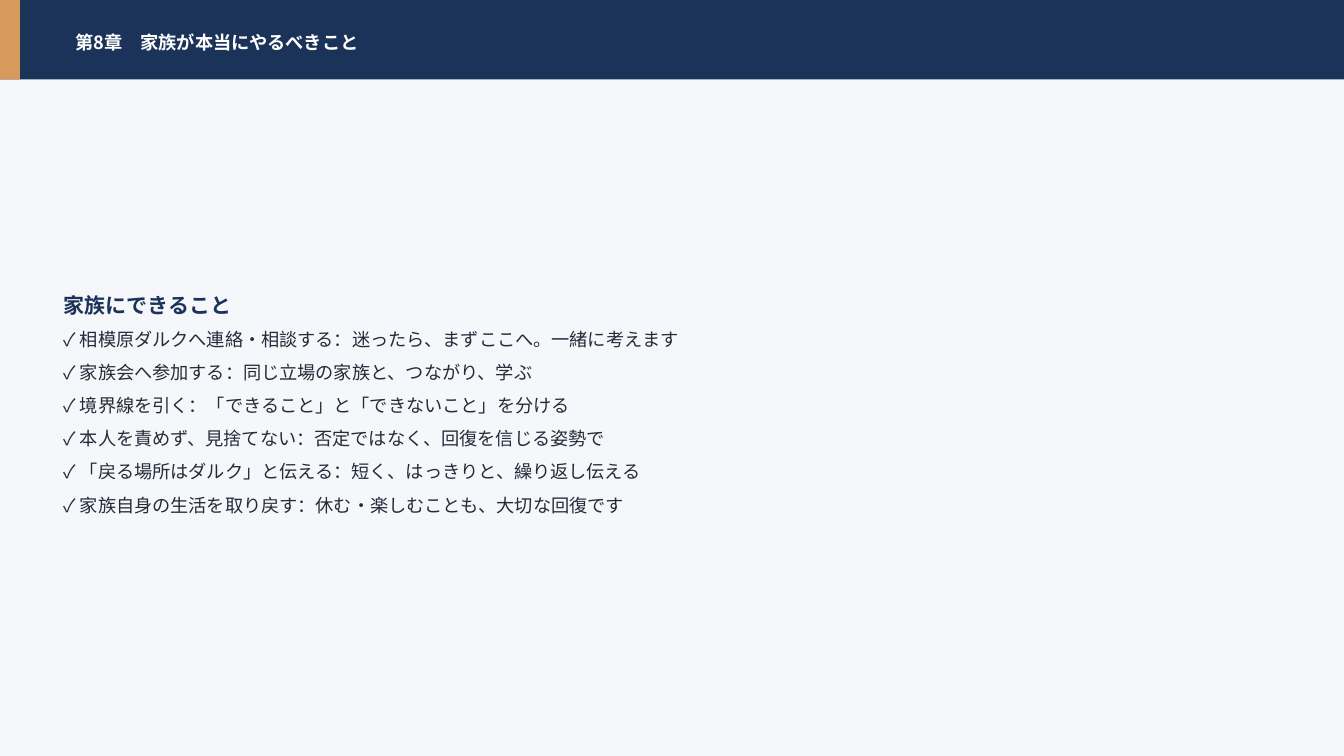
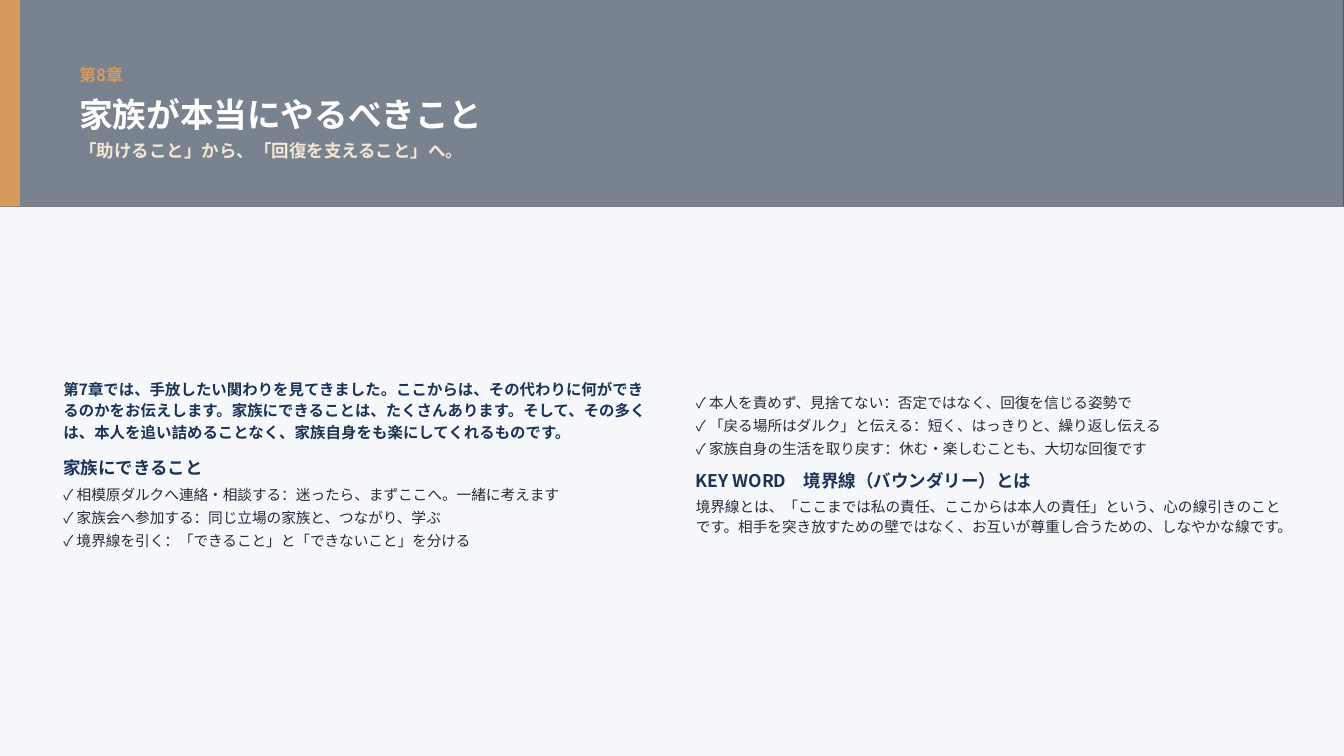
Before and after one commit to hiderock84-sys/darca, a slide deck: slide 18 of public/manual.pptx (slide 50 before the commit). Drawn at 1344x756 pixels with LibreOffice and Linux fonts; fonts in the diff are those of the drawing; grey boxes stand for pictures. Boxes give left, top, right and bottom in pixels: in the first picture for what was removed or moved away, otherwise in the second. Text is boxed around its words. In the diff, an @@ line names an element or a change of style, - is before the commit and + after.

```diff
--- a/public/manual.pptx
+++ b/public/manual.pptx
@@ rectangle at <box>0,0,1344,756</box>: fill #F5F7FB to #F6F8FB @@
@@ rectangle: place and size @@
-rectangle at <box>0,0,20,80</box>
+rectangle at <box>0,0,20,207</box>
@@ rectangle: place and size @@
-rectangle at <box>0,0,1344,80</box>
+rectangle at <box>0,0,1344,207</box>
@@ rectangle at <box>0,0,1344,207</box>: fill #1B3358 to #142744 at 46% opacity @@
@@ picture added at <box>0,0,1344,207</box> @@
@@ text at <box>79,67,482,159</box>: text changed; size 13 to 12.5 pt; text colour #FFFFFF to #F3E7D4 @@
-第8章 家族が本当にやるべきこと
+第8章
+家族が本当にやるべきこと
+「助けること」から、「回復を支えること」へ。
@@ text "✓ 本人を責めず、見捨てない：否定ではなく、回復を信じる姿勢で": place and size @@
-text "✓ 本人を責めず、見捨てない：否定ではなく、回復を信じる姿勢で" at <box>63,295,679,514</box>
+text "✓ 本人を責めず、見捨てない：否定ではなく、回復を信じる姿勢で" at <box>696,395,1292,533</box>
@@ text at <box>63,295,679,414</box>: paragraphs removed @@
-家族にできること
-✓ 相模原ダルクへ連絡・相談する：迷ったら、まずここへ。一緒に考えます
-✓ 家族会へ参加する：同じ立場の家族と、つながり、学ぶ
-✓ 境界線を引く：「できること」と「できないこと」を分ける
@@ text added at <box>63,382,645,548</box>, 11 pt, text #1B3358, bold @@
+第7章では、手放したい関わりを見てきました。ここからは、その代わりに何ができるのかをお伝えします。家族にできることは、たくさんあります。そして、その多くは、本人を追い詰めることなく、家族自身をも楽にしてくれるものです。
+家族にできること
+✓ 相模原ダルクへ連絡・相談する：迷ったら、まずここへ。一緒に考えます
+✓ 家族会へ参加する：同じ立場の家族と、つながり、学ぶ
+✓ 境界線を引く：「できること」と「できないこと」を分ける
@@ text at <box>709,395,1161,455</box>: size 13 to 10.5 pt in "✓ 本人を責めず、見捨てない：否定ではなく、回復を信じる姿勢で", "✓ 「戻る場所はダルク」と伝える：短く、はっきりと、繰り返し伝える", "✓ 家族自身の生活を取り戻す：休む・楽しむことも、大切な回復です"; line spacing 1.2 to 1.16; less space between paragraphs @@
@@ text at <box>696,472,1292,533</box>: paragraphs added @@
+KEY WORD 境界線（バウンダリー）とは
+境界線とは、「ここまでは私の責任、ここからは本人の責任」という、心の線引きのことです。相手を突き放すための壁ではなく、お互いが尊重し合うための、しなやかな線です。
```
Also in this commit, not shown: 31 other slides changed, 49 slides removed, 1 other file.
